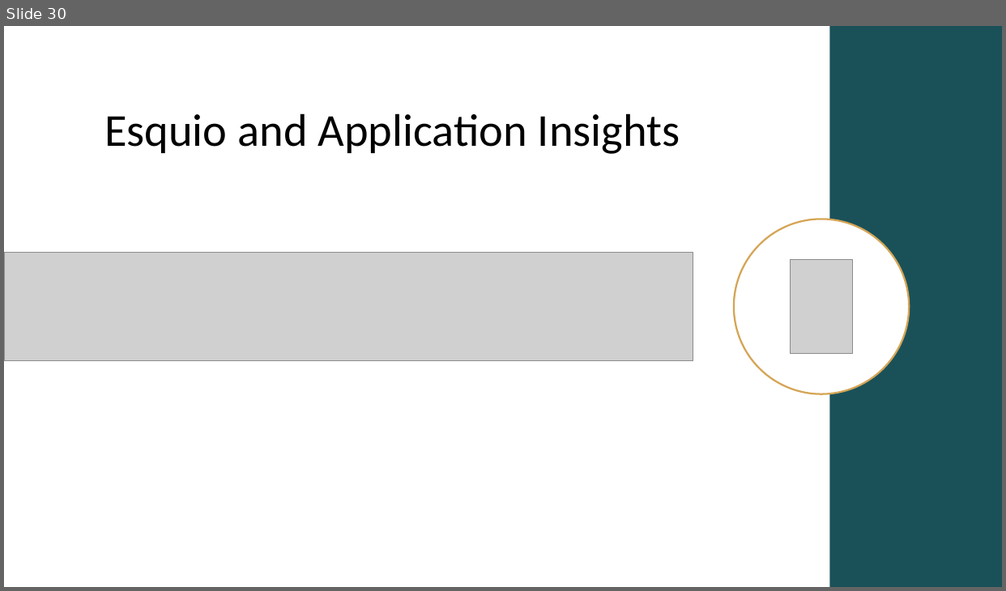
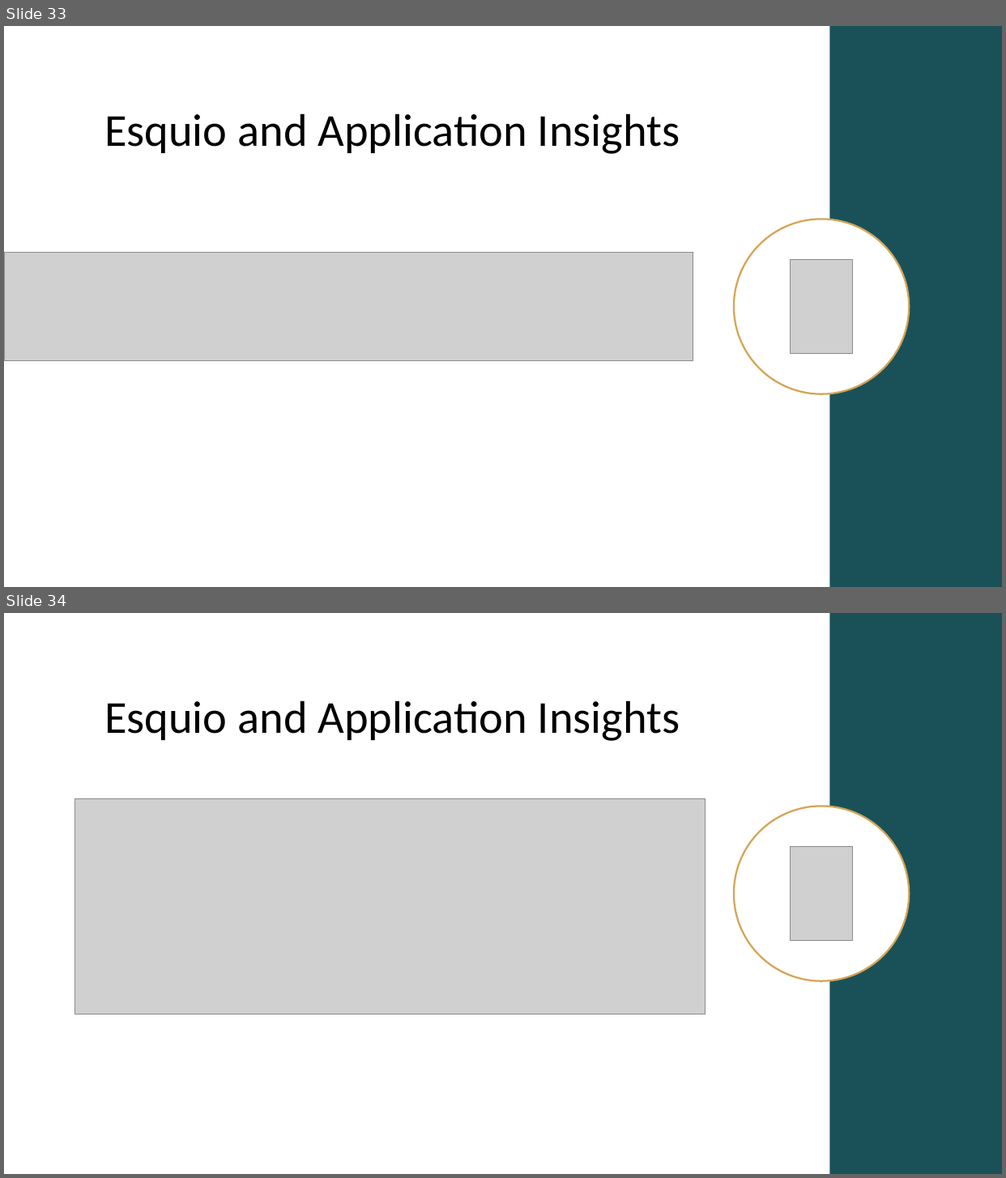
Before and after one commit to Xabaril/Esquio, a slide deck: docs/slides/esquio-overview-101.pptx. Shown one above the other, each under a label of ours: slide 30 before the commit, slides 33 and 34 after it. The pictures are 1006x591 and 1006x1178 pixels, drawn with LibreOffice and Linux fonts; fonts in the diff are those of the drawing; grey boxes stand for pictures. Boxes give left, top, right and bottom in pixels: in the first picture for what was removed or moved away, otherwise in the second. Text is boxed around its words. In the diff, an @@ line names an element or a change of style, - is before the commit and + after.

```diff
--- a/docs/slides/esquio-overview-101.pptx
+++ b/docs/slides/esquio-overview-101.pptx
@@ slide 34 added at bbox=[4, 613, 1002, 1174], background #FFFFFF @@
@@ rectangle added at bbox=[829, 613, 1002, 1174], fill #1A5159 @@
@@ title added at bbox=[104, 700, 680, 741], 44 pt, text #000000 @@
+Esquio and Application Insights
@@ picture added at bbox=[74, 798, 705, 1015] @@
@@ ellipse added at bbox=[734, 806, 909, 982], fill #FFFFFF, outline #D5A556 1.75 pt @@
@@ picture added at bbox=[791, 847, 853, 941] @@
@@ what was slide 30 is now slide 33 @@
```
Also in this commit, not shown: 11 slides changed, 5 other slides added.
